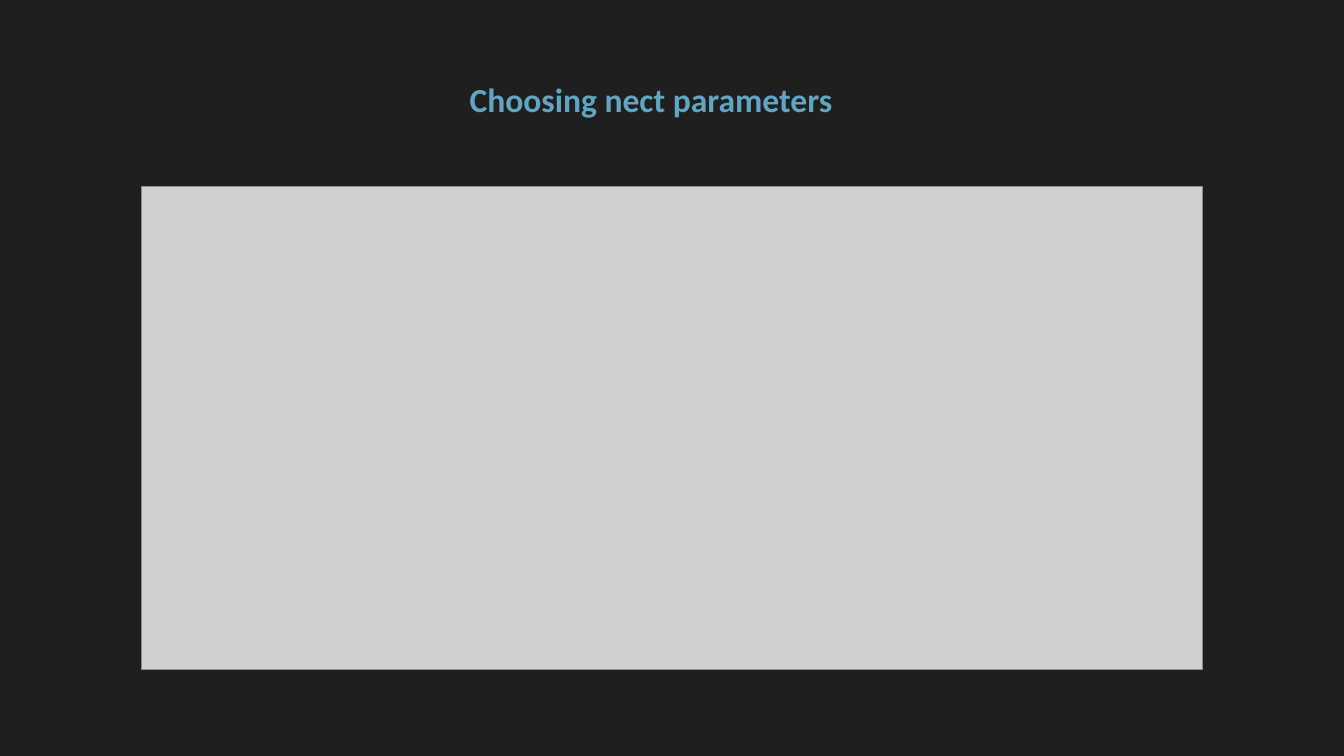
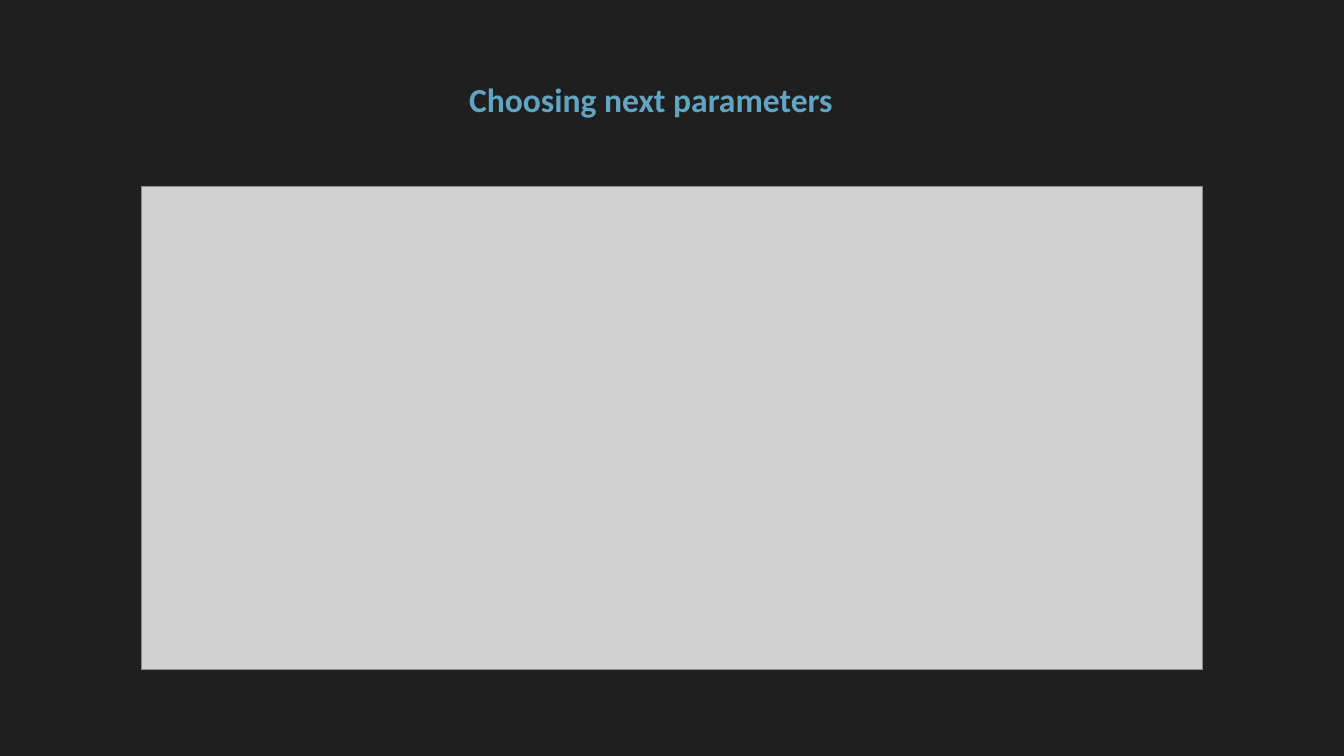
Before and after one commit to floengl/Machine-Learning, a slide deck: slide 4 of Exercise_3/Exercise3_slides.pptx (slide 3 before the commit). Drawn at 1344x756 pixels with LibreOffice and Linux fonts; fonts in the diff are those of the drawing; grey boxes stand for pictures. Boxes give left, top, right and bottom in pixels: in the first picture for what was removed or moved away, otherwise in the second. Text is boxed around its words. In the diff, an @@ line names an element or a change of style, - is before the commit and + after.

Commit message:
ppt

```diff
--- a/Exercise_3/Exercise3_slides.pptx
+++ b/Exercise_3/Exercise3_slides.pptx
@@ title at (469, 88, 832, 118): text changed @@
-Choosing nect parameters
+Choosing next parameters
```
Also in this commit, not shown: 3 other slides changed, 3 slides added, 16 slides removed, 6 other files.
